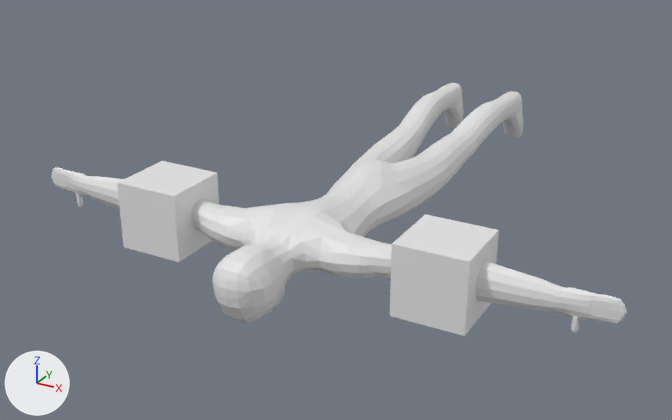
The glTF model project/Assets/Models/Character/bone.gltf as it was, and as the next commit left it.
One viewpoint serves both versions: a camera (50 mm lens) standing at (1.175, -3.362, 1.124) and looking at (-0.122, -1.005, -0.055). Arrows for +X, +Y and +Z are at lower left; the lights stay in place. The first picture is the older version. Where no turn or scale is listed for an object, it has been applied to the vertices. Vertices at exactly the same position are counted once.

Objects in the first picture: 'Cube', '立方体', '立方体.001'.
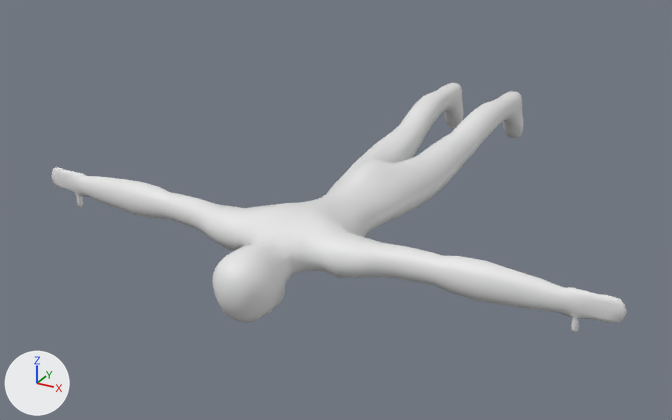
Pixel boxes (x1, y1, x2, y2) of what changed, in the pictures (672 x 420 px):
'立方体', deleted
    before: (390, 214, 499, 336)
'立方体.001', deleted
    before: (117, 161, 219, 262)
part 1 of me_cube_001, shading changed
    both: (52, 120, 627, 333)

The change, as a diff of the scene's bpy script:
```diff
--- a/project/Assets/Models/Character/bone.gltf.py
+++ b/project/Assets/Models/Character/bone.gltf.py
@@ me_cube_001 @@
 me_cube_001.from_pydata(...)  # 1641 vertices, 3278 faces; spans x -0.87..0.87, y -1.77..-0.01, z -0.08..0.14
 # used by ob_cube; location = (0.0, 0.0, 0.0)
+# me_cube_001 part 1: all faces are now shaded smooth (1974 of 3278 changed)
 me_cube_001.materials.append(mat_material_001)
@@ ob_立方体 @@
-ob_立方体 = bpy.data.objects.new('立方体', me_立方体)
-ob_立方体.location = (0.0, 0.0, 0.0)
@@ ob_立方体_001 @@
-ob_立方体_001 = bpy.data.objects.new('立方体.001', me_立方体_001)
-ob_立方体_001.location = (0.0, 0.0, 0.0)
```
